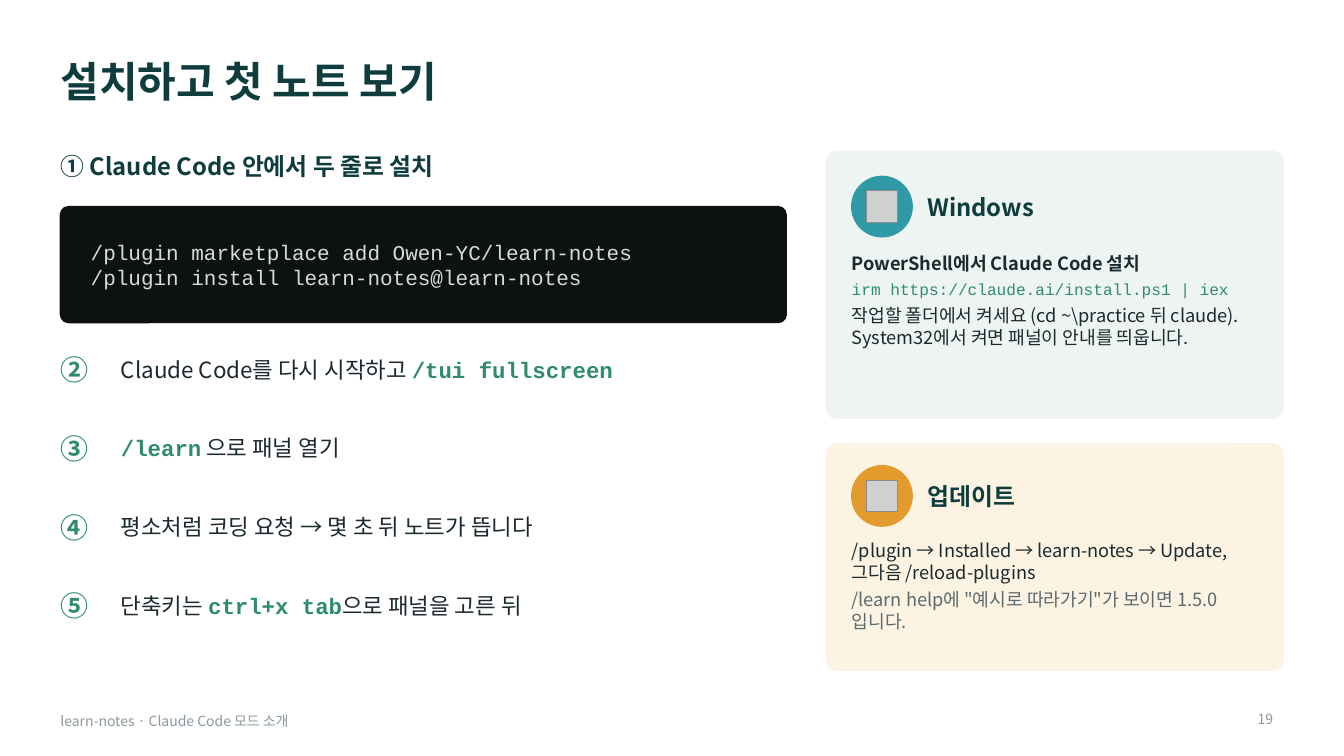
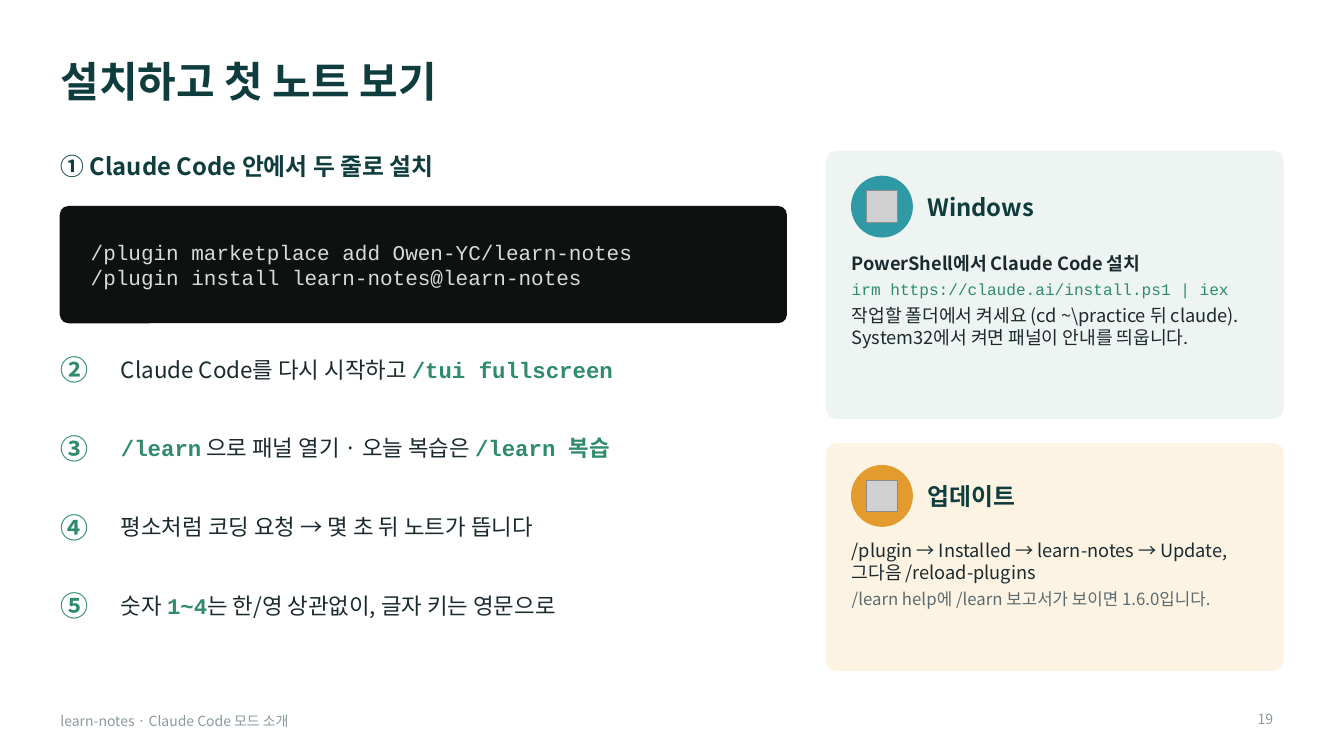
Before and after one commit to Owen-YC/learn-notes, a slide deck: slide 19 of docs/team/learn-notes-intro.pptx. Drawn at 1344x756 pixels with LibreOffice and Linux fonts; fonts in the diff are those of the drawing; grey boxes stand for pictures. Boxes give left, top, right and bottom in pixels: in the first picture for what was removed or moved away, otherwise in the second. Text is boxed around its words. In the diff, an @@ line names an element or a change of style, - is before the commit and + after.

```diff
--- a/docs/team/learn-notes-intro.pptx
+++ b/docs/team/learn-notes-intro.pptx
@@ text at (121,437,610,458): text changed @@
-/learn 으로 패널 열기
+/learn 으로 패널 열기 · 오늘 복습은 /learn 복습
@@ text at (121,595,555,618): text changed @@
-단축키는 ctrl+x tab으로 패널을 고른 뒤
+숫자 1~4는 한/영 상관없이, 글자 키는 영문으로
@@ text at (852,591,1210,609): text changed; size 13 to 12 pt @@
-/learn help에 "예시로 따라가기"가 보이면 1.5.0입니다.
+/learn help에 /learn 보고서가 보이면 1.6.0입니다.
```
Also in this commit, not shown: 12 other slides changed, 2 slides added, 1 slide removed, 13 other files.
